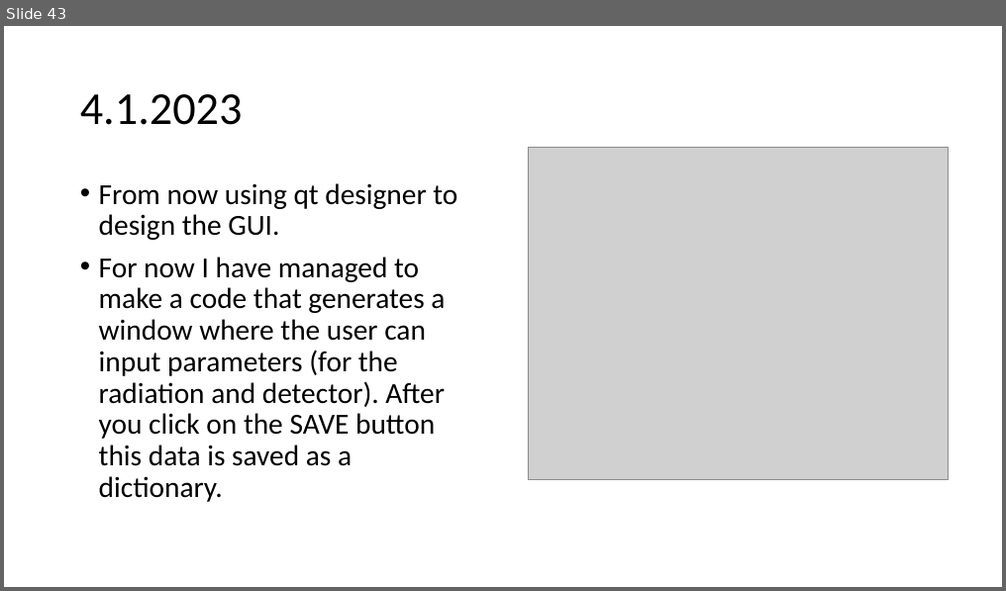
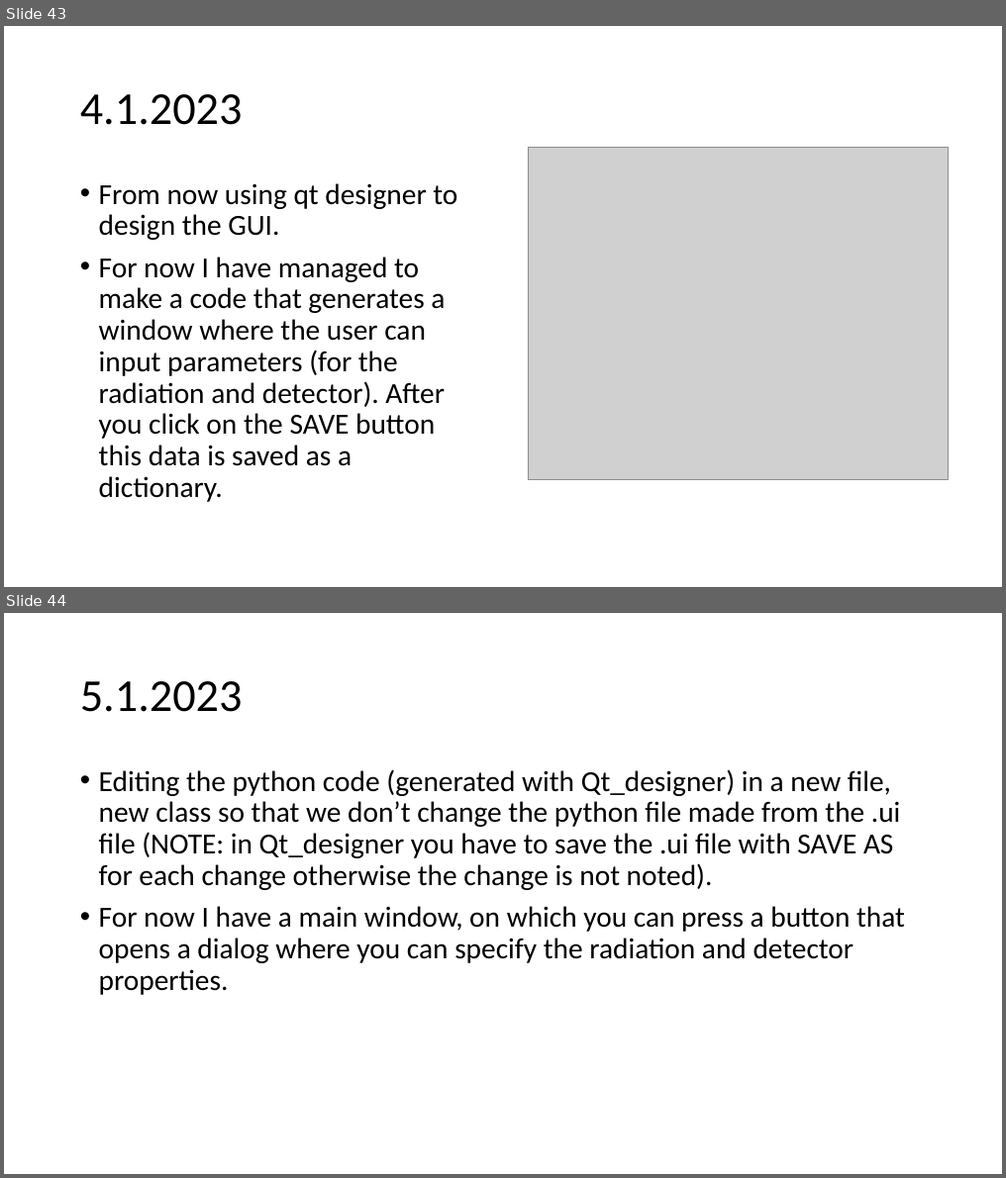
Before and after one commit to urhtrinko/DroneRadioactivity_student_job, a slide deck: reports/work_diary.pptx. Shown one above the other, each under a label of ours: slide 43 before the commit, slides 43 and 44 after it. The pictures are 1006x591 and 1006x1178 pixels, drawn with LibreOffice and Linux fonts; fonts in the diff are those of the drawing; grey boxes stand for pictures. Boxes give left, top, right and bottom in pixels: in the first picture for what was removed or moved away, otherwise in the second. Text is boxed around its words. In the diff, an @@ line names an element or a change of style, - is before the commit and + after.

```diff
--- a/reports/work_diary.pptx
+++ b/reports/work_diary.pptx
@@ slide 44 added at (4,613,1002,1174), background #FFFFFF @@
@@ title added at (80,681,243,712), 44 pt, text #000000 @@
+5.1.2023
@@ text added at (99,769,905,995), 28 pt, text #000000 @@
+• Editing the python code (generated with Qt_designer) in a new file, new class so that we don’t change the python file made from the .ui file (NOTE: in Qt_designer you have to save the .ui file with SAVE AS for each change otherwise the change is not noted).
+• For now I have a main window, on which you can press a button that opens a dialog where you can specify the radiation and detector properties.
```
